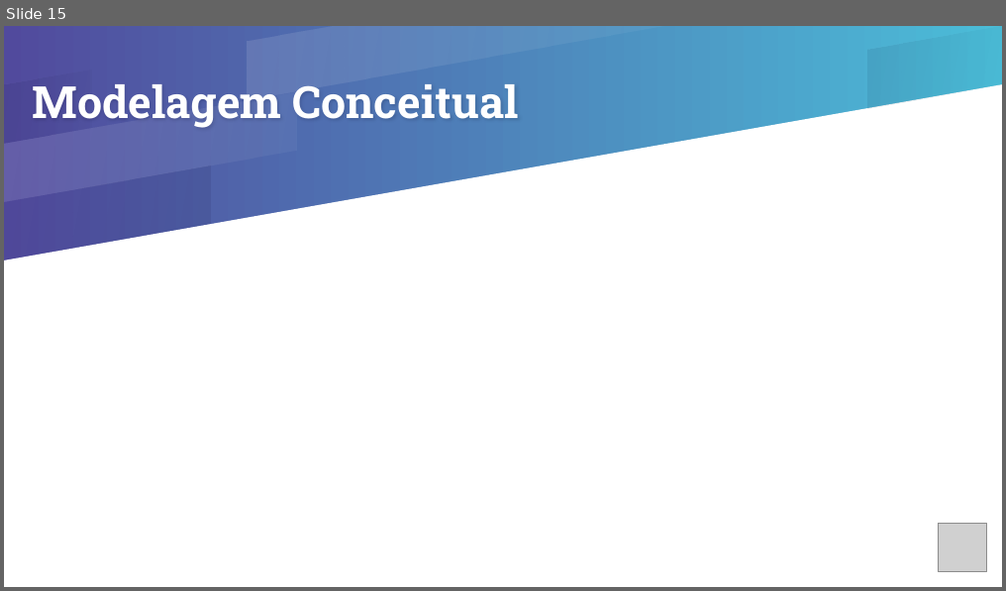
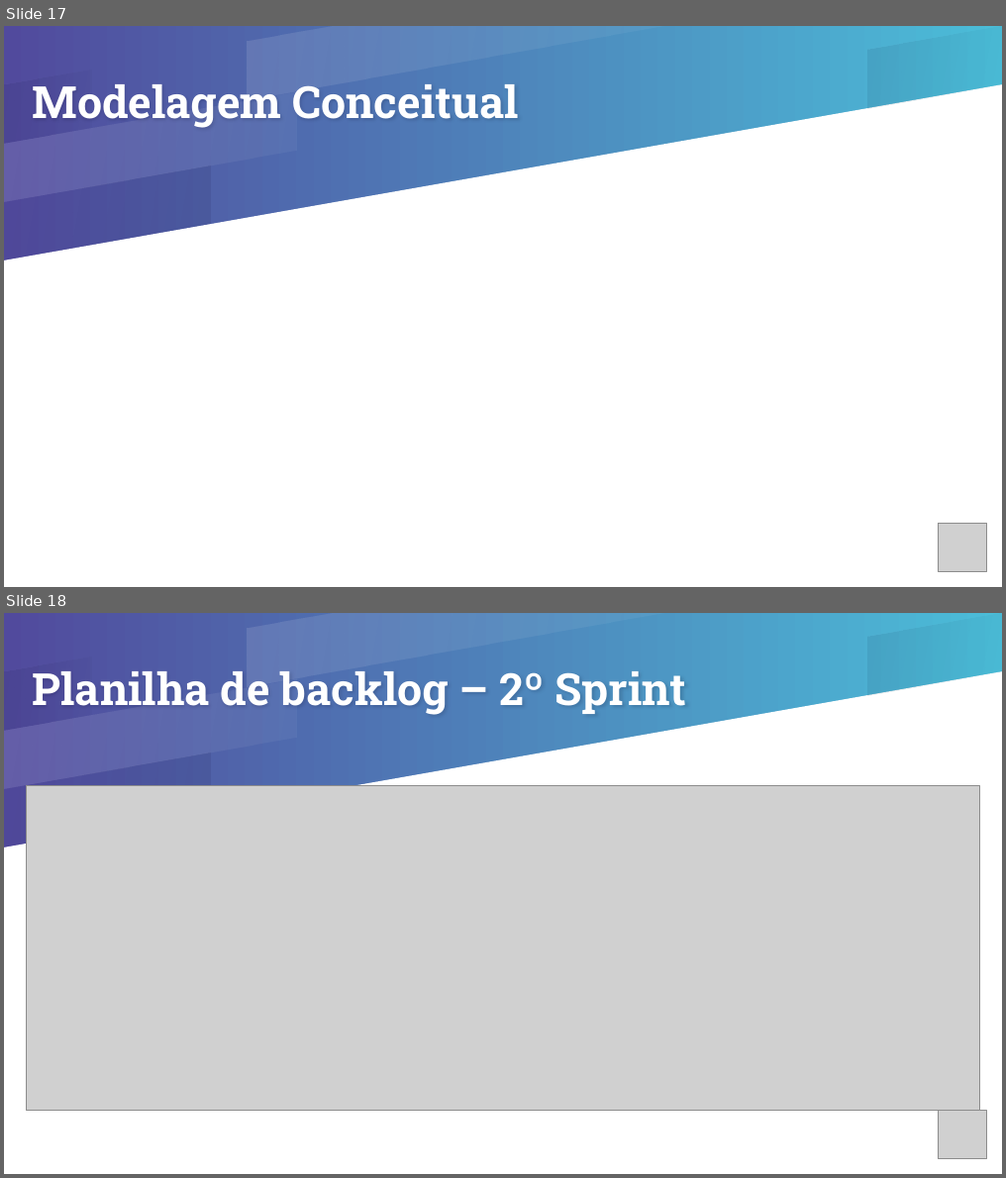
Before and after one commit to pedromendesbandtec/smart-park, a slide deck: Apresentação TechParking.pptx. Shown one above the other, each under a label of ours: slide 15 before the commit, slides 17 and 18 after it. The pictures are 1006x591 and 1006x1178 pixels, drawn with LibreOffice and Linux fonts; fonts in the diff are those of the drawing; grey boxes stand for pictures. Boxes give left, top, right and bottom in pixels: in the first picture for what was removed or moved away, otherwise in the second. Text is boxed around its words. In the diff, an @@ line names an element or a change of style, - is before the commit and + after.

Commit message:
PPT - Smart Parking
Apresentação - 2 Sprint (Versão 2)

```diff
--- a/Apresentação TechParking.pptx
+++ b/Apresentação TechParking.pptx
@@ slide 18 added at (x1=4, y1=613, x2=1002, y2=1174), background gradient #514A9D to #4BBDD8; not listed: 6 template elements that a slide beside it also shows @@
@@ title added at (x1=33, y1=671, x2=686, y2=715), 32 pt, text #FFFFFF, bold @@
+Planilha de backlog – 2º Sprint
@@ picture added at (x1=26, y1=785, x2=980, y2=1111) @@
@@ picture added at (x1=938, y1=1111, x2=987, y2=1159) @@
@@ what was slide 15 is now slide 17 @@
```
Also in this commit, not shown: 8 slides changed, 2 other slides added.
